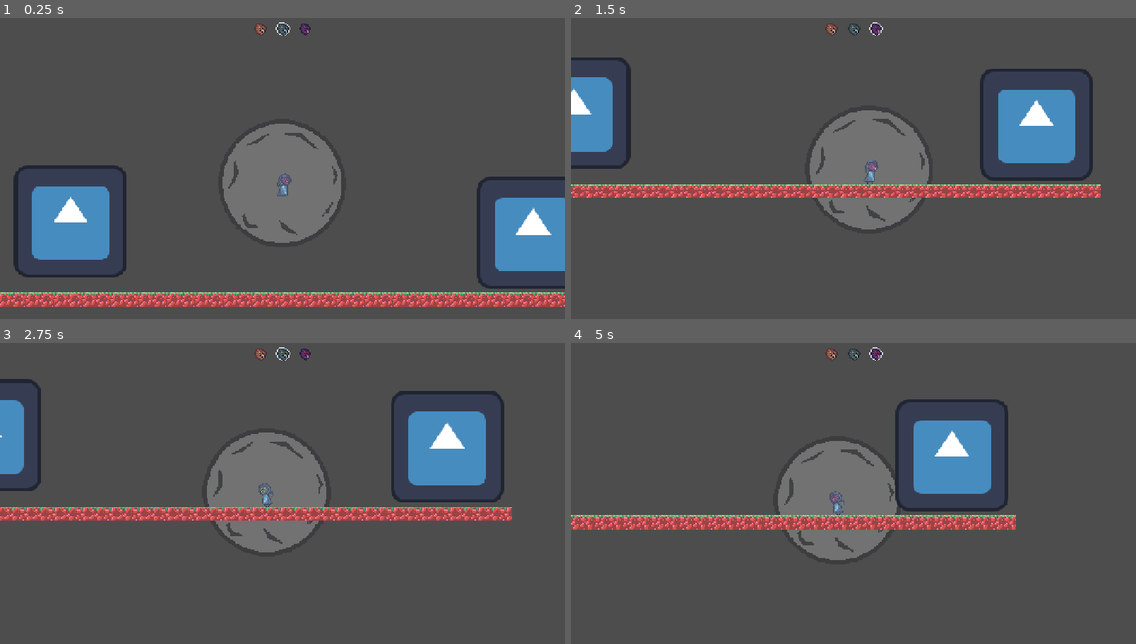
Above: before the commit, frames 1-4 (two rows, left to right).
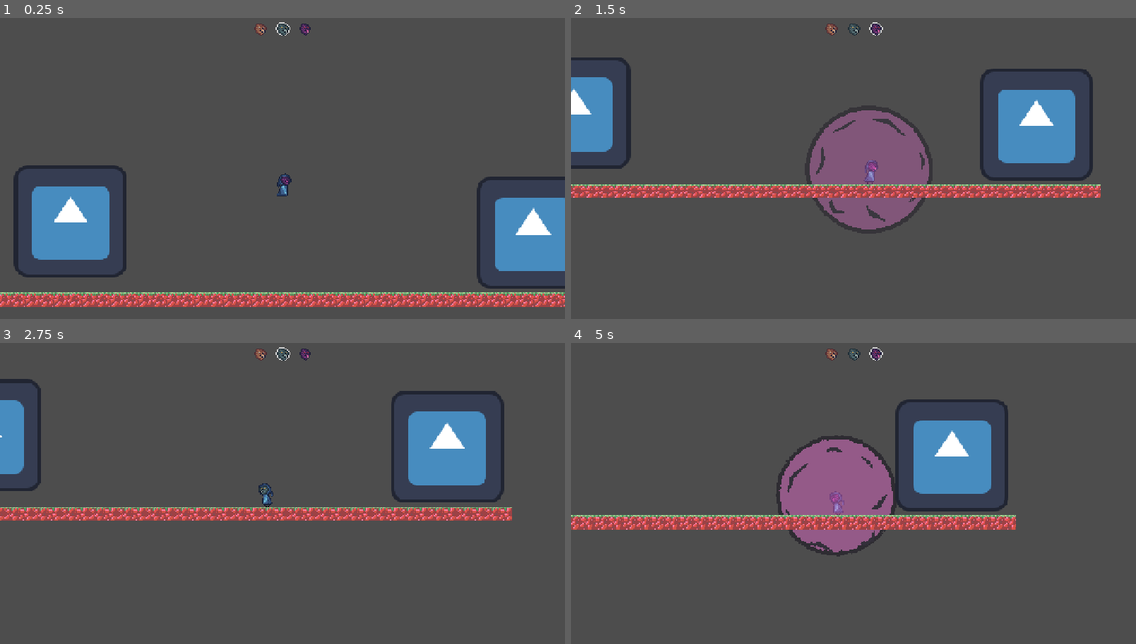
Above: after the commit, the same moments.

Repository: Viikuu/MaskGame
Game: Godot game, scene res://scenes/main.tscn
The game is run twice, just before and just after one commit, with the same random seed, the same clock (stepped at 60 frames per second) and the same inputs. The engine's default icon, where the game draws it, is replaced by a stand-in: a white triangle on a blue panel in a dark square.
Inputs:
- Up to frame 1 (0.25 s): no input
- Up to frame 2 (1.5 s): tap Enter (interact) at 0.5, 0.6 s; hold Right (move_right) from 0.53 s (still down); tap Space (jump) at 0.77 s; tap M (mask_future) at 1.35 s
- Up to frame 3 (2.75 s): tap Space (jump) at 1.52 s; release Right (move_right) at 2.03 s; hold Left (move_left) from 2.03 s (still down); tap N (mask_now) at 2.1 s
- Up to frame 4 (5 s): release Left (move_left) at 2.78 s; hold Right (move_right) 2.78-4.28 s; tap B (mask_past) at 2.85 s; tap Space (jump) at 3.02, 3.77, 4.52 s; tap Enter (interact) at 3.6 s; hold Left (move_left) from 4.28 s (still down); tap M (mask_future) at 4.35 s

The runs differ from the first frame. In frame 1, 6.2% of the frame differs, in the area x 39-61%, y 35-75%; in frame 2, 5.3%; in frame 3, 5.4%; in frame 4, 5.6%.

Commit message:
feat: add parametrized, animated zone

Diff:
--- a/scenes/reveal_zone.tscn
+++ b/scenes/reveal_zone.tscn
@@ -128,5 +128,6 @@
 shape = SubResource("CircleShape2D_2bfri")
 
 [node name="AnimatedSprite2D" type="AnimatedSprite2D" parent="."]
-modulate = Color(1, 1, 1, 0.23137255)
+modulate = Color(1, 1, 1, 0.11764706)
 sprite_frames = SubResource("SpriteFrames_e70qq")
+autoplay = "default"
--- a/scripts/player.gd
+++ b/scripts/player.gd
@@ -35,7 +35,7 @@
 	_handle_interactions_input()
 	reveal_zone.update_if_needed(global_position)
 
-func _process(delta: float) -> void:
+func _process(_delta: float) -> void:
 	_play_movemement_animations()
 
 func _handle_movement(delta: float):
--- a/scripts/reveal_zone.gd
+++ b/scripts/reveal_zone.gd
@@ -3,8 +3,29 @@
 
 enum Mode { PAST, NOW, FUTURE }
 
+@export var show_indicator_in_now: bool = false
+
+@export var past_tint: Color = Color(0.35, 0.75, 1.0, 0.45)   # bluish, semi transparent
+@export var future_tint: Color = Color(1.0, 0.45, 0.9, 0.45)  # magenta-ish, semi transparent
+@export var now_tint: Color = Color(1, 1, 1, 0.0)             # fully transparent by default
+
+@export var indicator_anim: StringName = &"default"
+@export var indicator_playback_speed: float = 1.0
+
+@export var fade_in_time: float = 0.18
+@export var fade_out_time: float = 0.18
+@export var indicator_min_alpha: float = 0.0  # usually 0
+@export var indicator_max_alpha: float = 1.0  # we multiply your tint alpha by this
+
+var _indicator_tween: Tween
+
+@onready var _indicator: AnimatedSprite2D = $"AnimatedSprite2D"
+
 @export var mode: Mode = Mode.NOW
-@export var active: bool = true
+@export var active: bool = true:
+	set(value):
+		active = value
+		_apply_indicator_for_mode()
 
 # Optional cap so you don't scan too much by mistake (0 = no cap)
 @export var max_scan_radius_tiles: int = 0
@@ -22,8 +43,60 @@
 var _revealed: Dictionary[String, Dictionary] = {}
 var _last_center_cell: Vector2i = Vector2i(999999, 999999)
 
+func _fade_indicator(should_show: bool, tint: Color) -> void:
+	if _indicator == null:
+		return
+
+	# Stop previous tween if any
+	if _indicator_tween and _indicator_tween.is_running():
+		_indicator_tween.kill()
+
+	# Ensure it's visible before fading in
+	if should_show:
+		_indicator.visible = true
+		_indicator.modulate = tint
+		_indicator.modulate.a = clamp(_indicator.modulate.a, 0.0, 1.0) * indicator_max_alpha
+
+		_indicator.play()
+		_indicator_tween = create_tween()
+		_indicator_tween.tween_property(
+			_indicator,
+			"modulate:a",
+			_indicator.modulate.a,  # target alpha = tint alpha
+			fade_in_time
+		).from(indicator_min_alpha)
+	else:
+		# Fade out to 0 then hide/stop
+		_indicator_tween = create_tween()
+		_indicator_tween.tween_property(_indicator, "modulate:a", indicator_min_alpha, fade_out_time)
+		_indicator_tween.tween_callback(func():
+			_indicator.stop()
+			_indicator.visible = false
+		)
+
+func _apply_indicator_for_mode() -> void:
+	if _indicator == null:
+		return
+
+	var should_show := active and (mode != Mode.NOW)
+
+	if not should_show:
+		_fade_indicator(false, _indicator.modulate)
+		return
+
+	match mode:
+		Mode.PAST:
+			_fade_indicator(true, past_tint)
+		Mode.FUTURE:
+			_fade_indicator(true, future_tint)
+		Mode.NOW:
+			_fade_indicator(false, now_tint)
+
+
+
 func _ready() -> void:
 	_collect_layers()
+	_apply_indicator_for_mode()
 	MaskManager.mask_changed.connect(set_mode)
 	if debug_logs:
 		print("future src:", _future_sources.size(), "future vis:", _future_visibles.size())
@@ -48,12 +121,15 @@
 	)
 	return arr
 
-func set_mode(old_mask: Mode, new_mode: Mode) -> void:
+func set_mode(_old_mask: Mode, new_mode: Mode) -> void:
 	if mode == new_mode:
 		return
 	clear_all()
 	mode = new_mode
 	_last_center_cell = Vector2i(999999, 999999)
+
+	_apply_indicator_for_mode()
+
 	if debug_logs:
 		print("RevealZone mode -> ", mode)
 
